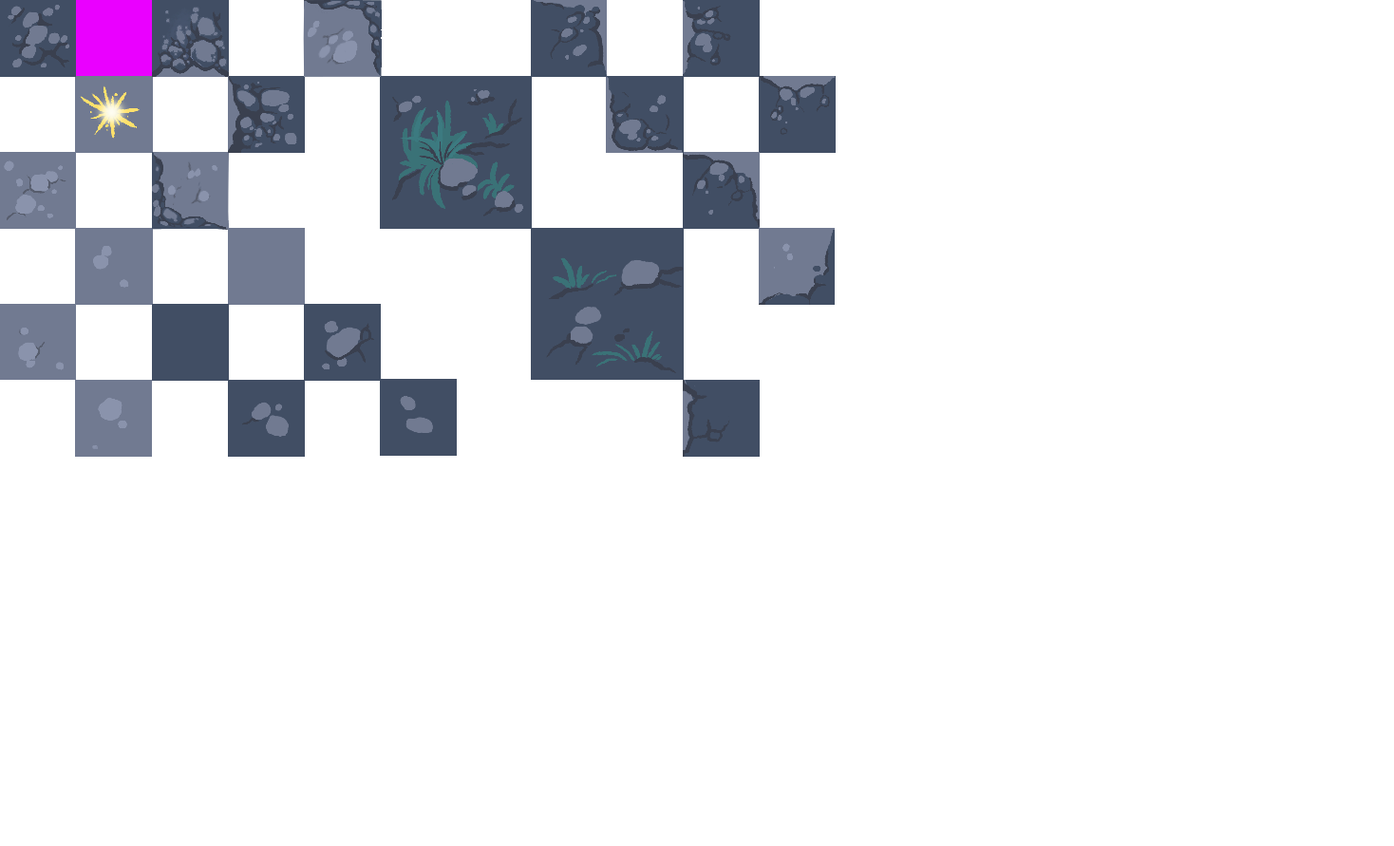
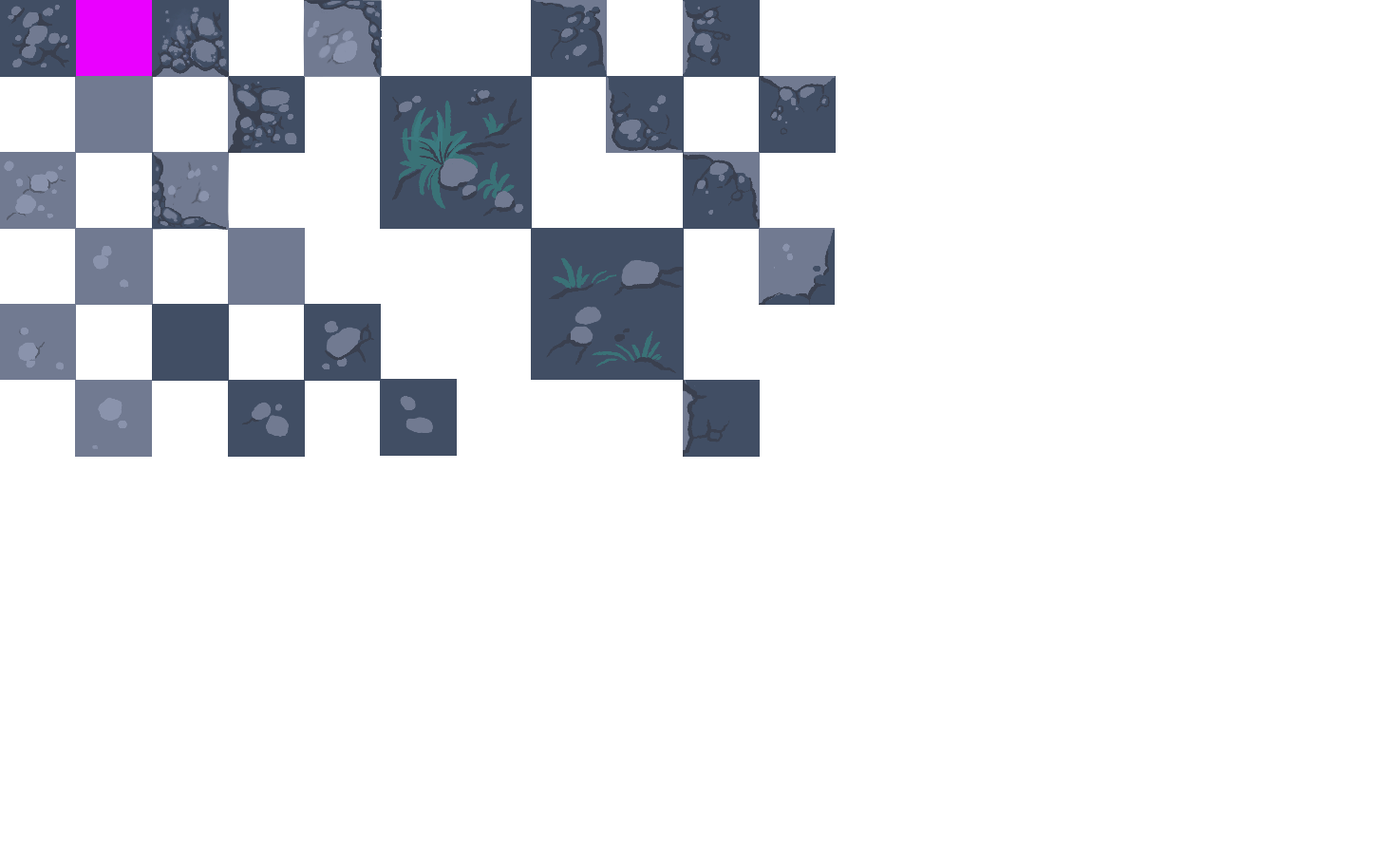
Layer changes from the first 1394 x 846 image to the second:
painted on "Textures.png" over (x1=78, y1=85, x2=140, y2=139)
